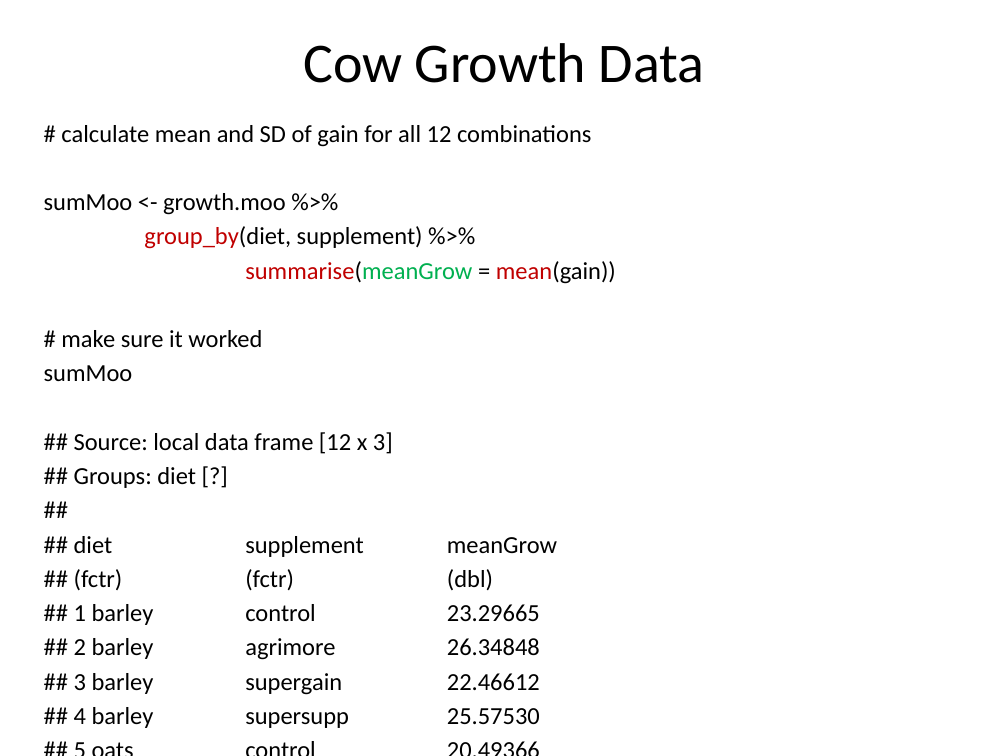
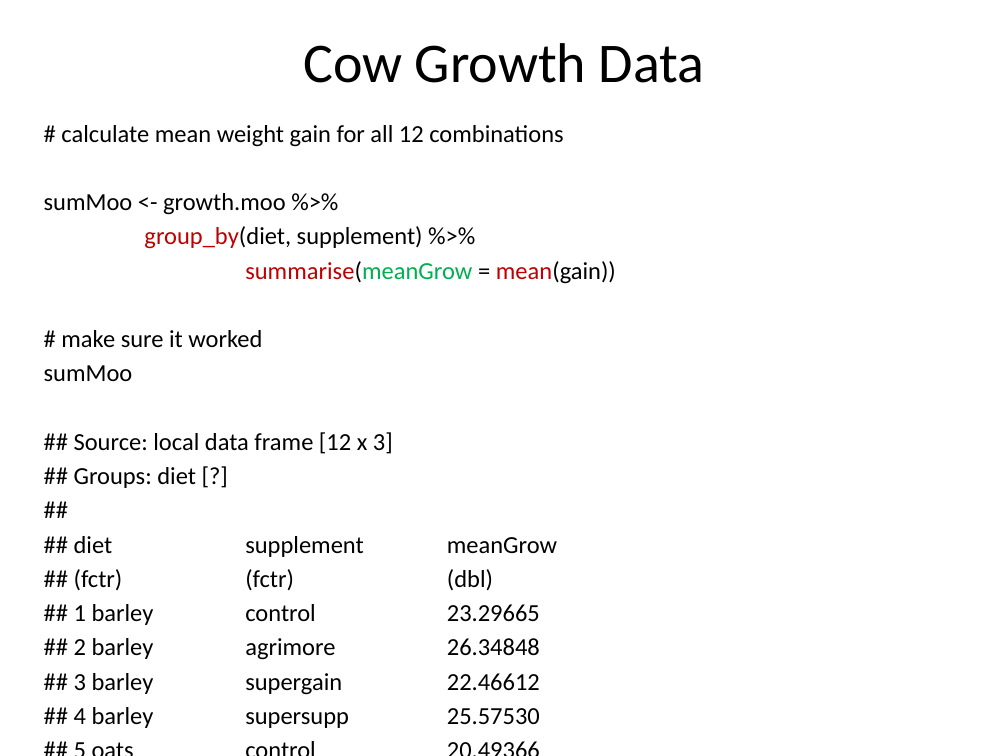
Before and after one commit to cmgienger/6-2WayANOVA, a slide deck: slide 8 of 6-2Way_ANOVA.pptx. Drawn at 1008x756 pixels with LibreOffice and Linux fonts; fonts in the diff are those of the drawing. Boxes give left, top, right and bottom in pixels: in the first picture for what was removed or moved away, otherwise in the second. Text is boxed around its words. In the diff, an @@ line names an element or a change of style, - is before the commit and + after.

```diff
--- a/6-2Way_ANOVA.pptx
+++ b/6-2Way_ANOVA.pptx
@@ text at (x1=61, y1=125, x2=563, y2=147): text changed @@
-# calculate mean and SD of gain for all 12 combinations
+# calculate mean weight gain for all 12 combinations
```
Also in this commit, not shown: 6 other slides changed, 1 slide removed, 3 other files.
